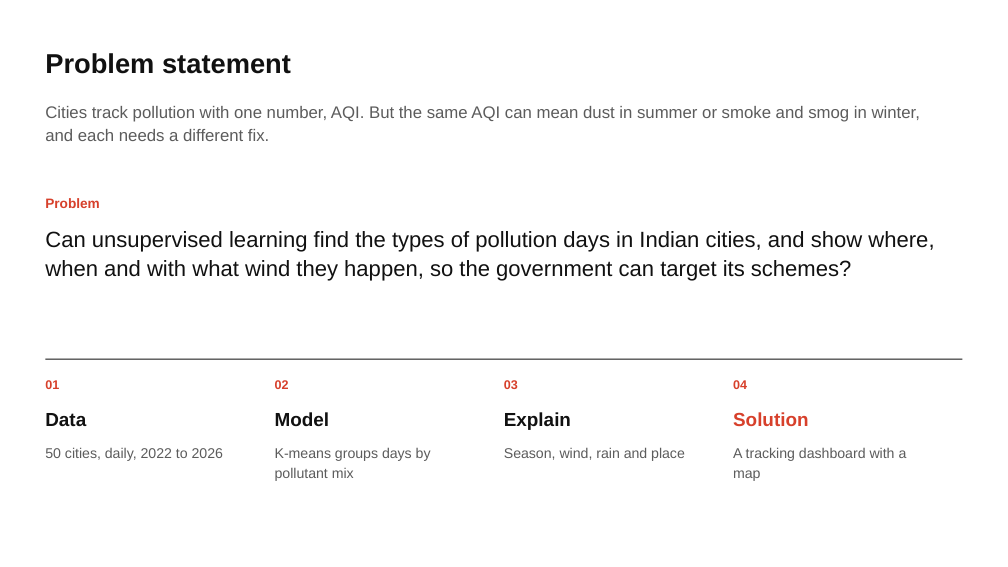
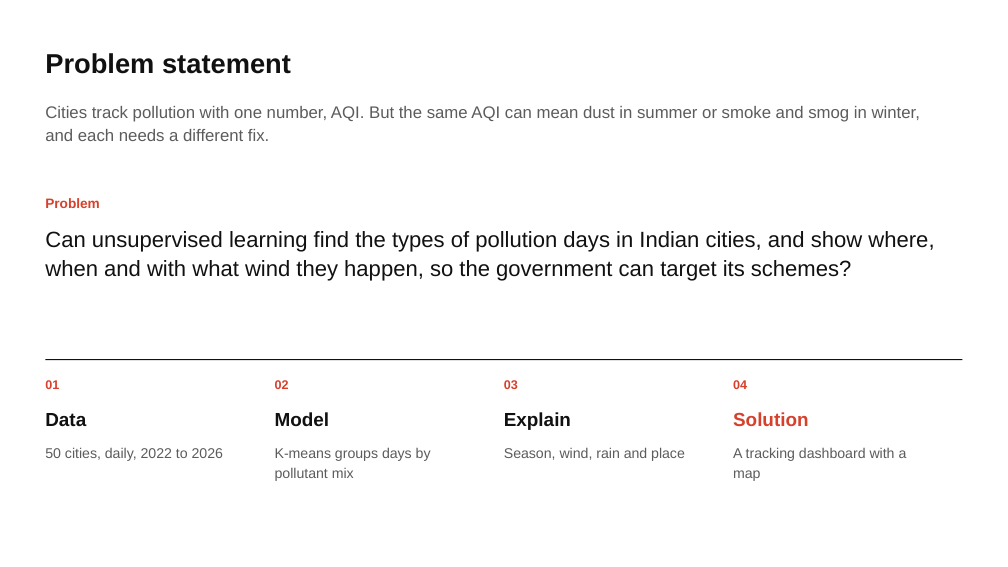
Before and after one commit to tanmayg122/india-air-pollution-tracker, a slide deck: slide 3 of presentation/Tanmay_24151020_Air_Pollution_Types.pptx. Drawn at 1008x567 pixels with LibreOffice and Linux fonts; fonts in the diff are those of the drawing. Boxes give left, top, right and bottom in pixels: in the first picture for what was removed or moved away, otherwise in the second. Text is boxed around its words. In the diff, an @@ line names an element or a change of style, - is before the commit and + after.

```diff
--- a/presentation/Tanmay_24151020_Air_Pollution_Types.pptx
+++ b/presentation/Tanmay_24151020_Air_Pollution_Types.pptx
@@ line removed from (45, 359) to (963, 359) @@
@@ rectangle added at (45,359,963,360), fill #111111 @@
```
Also in this commit, not shown: 20 other slides changed, 1 other file.
